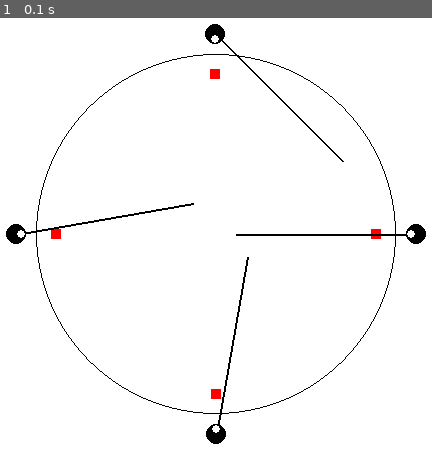
Above: before the commit, frame 1.
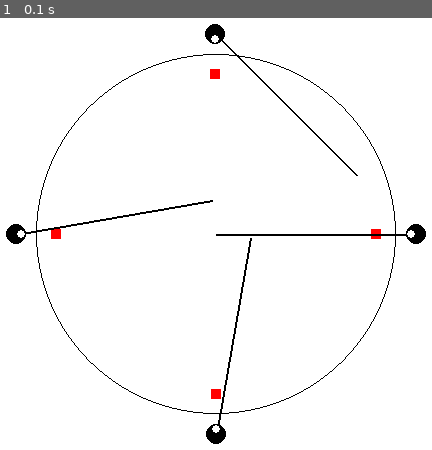
Above: after the commit, the same moment.

Repository: holistudio/mewantfood
Game: pygame game, started from pygame/game.py
The game is run twice, just before and just after one commit, with the same random seed, the same clock (stepped at 60 frames per second) and the same inputs.
Inputs:
- Up to frame 1 (0.1 s): no input

The runs differ from the first frame. In frame 1, 0.1% of the frame differs, in the area x 13-83%, y 33-92%.

Commit message:
Update game.py

Diff:
--- a/pygame/game.py
+++ b/pygame/game.py
@@ -75,7 +75,7 @@
 
         # Calculate the spoon's absolute angle
         spoon_angle = theta + 180 + spoon_angles[i]
-        end_x_cart, end_y_cart = polar_to_cartesian(180, spoon_angle)
+        end_x_cart, end_y_cart = polar_to_cartesian(200, spoon_angle)
         end_x = start_x + int(end_x_cart)
         end_y = start_y + int(end_y_cart)
         pygame.draw.line(screen, BLACK, (start_x, start_y), (end_x, end_y), 2)
